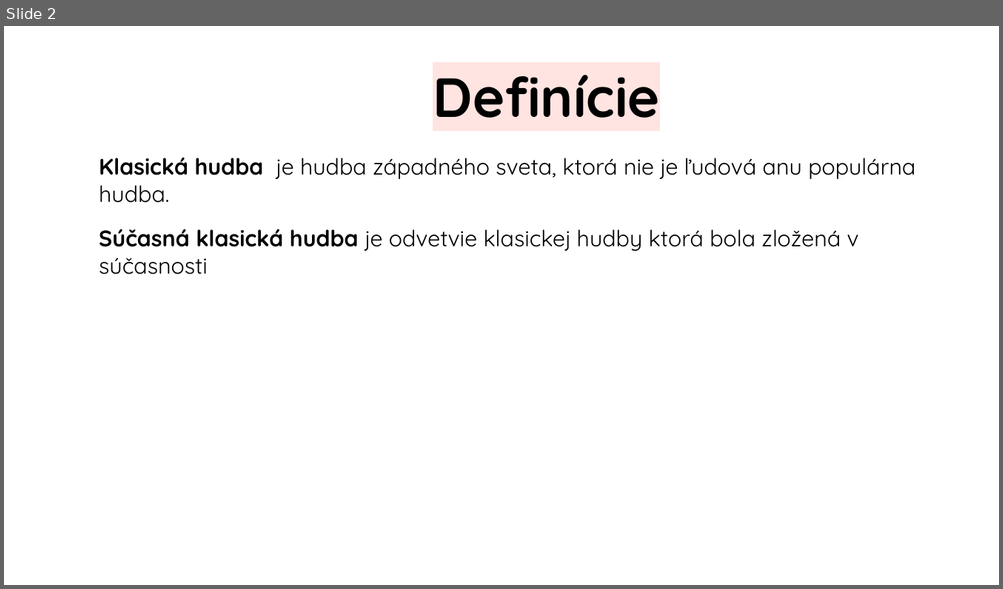
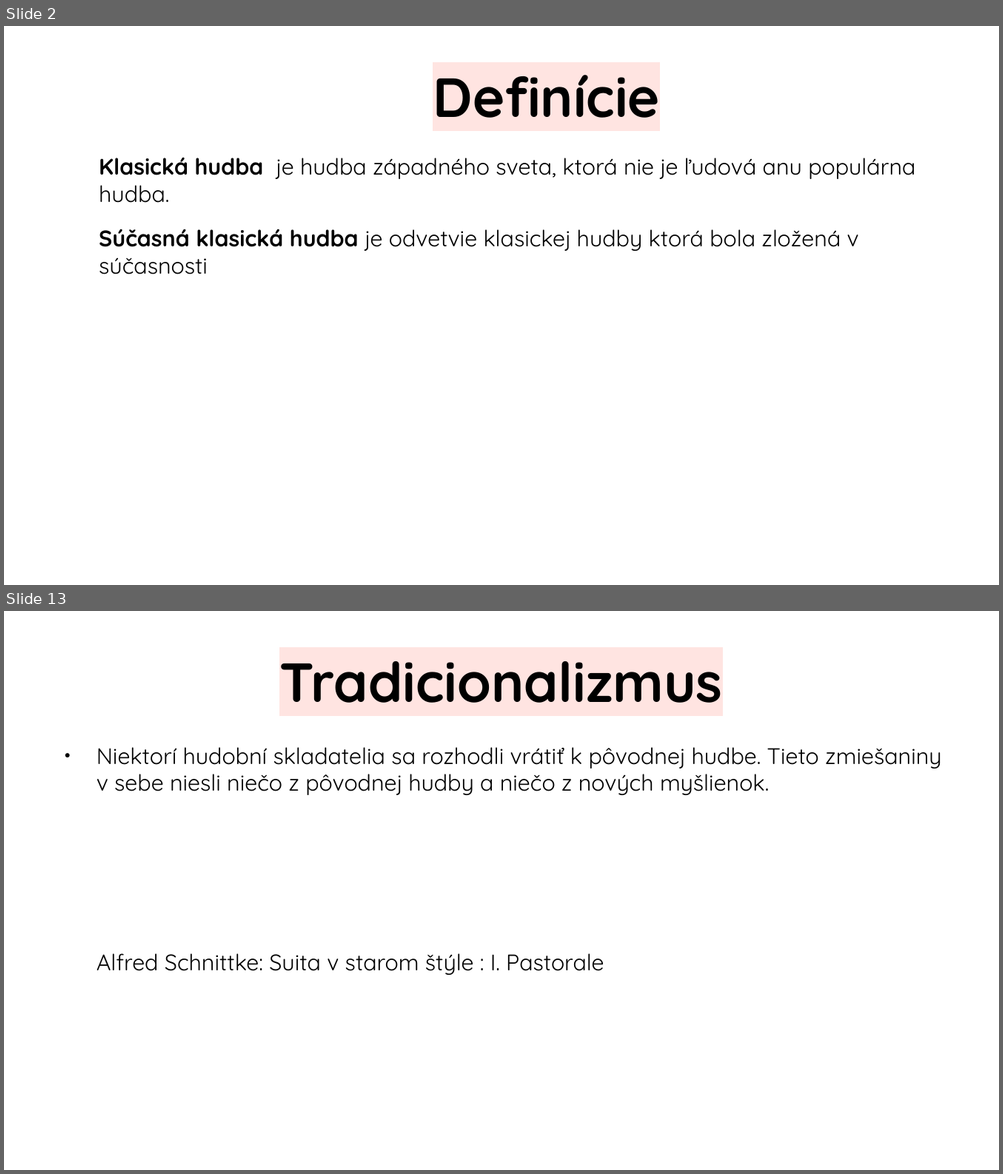
Before and after one commit to jenca-adam/skolskeveci, a slide deck: hudobna/sucasna-vazna-hudba/prezentazia.odp. Shown one above the other, each under a label of ours: slide 2 before the commit, slides 2 and 13 after it; the slides between them are not shown. The pictures are 1003x589 and 1003x1174 pixels, drawn with LibreOffice and Linux fonts; fonts in the diff are those of the drawing. Boxes give left, top, right and bottom in pixels: in the first picture for what was removed or moved away, otherwise in the second. Text is boxed around its words. In the diff, an @@ line names an element or a change of style, - is before the commit and + after.

```diff
--- a/hudobna/sucasna-vazna-hudba/prezentazia.odp
+++ b/hudobna/sucasna-vazna-hudba/prezentazia.odp
@@ slide 13 added at (4,611,999,1170), background #FFFFFF @@
@@ title added at (279,661,723,703), 44 pt, text #000000, bold @@
+Tradicionalizmus
@@ text added at (96,747,941,975), 18 pt, text #000000 @@
+● Niektorí hudobní skladatelia sa rozhodli vrátiť k pôvodnej hudbe. Tieto zmiešaniny v sebe niesli niečo z pôvodnej hudby a niečo z nových myšlienok.
+Alfred Schnittke: Suita v starom štýle : I. Pastorale
```
Also in this commit, not shown: 3 slides changed, 10 other slides added, 13 other files.
